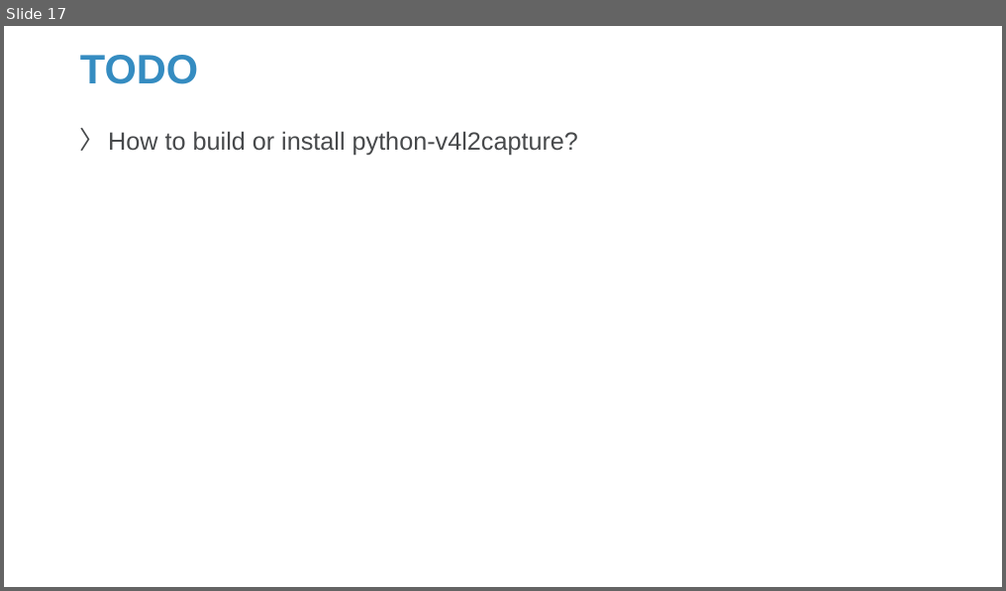
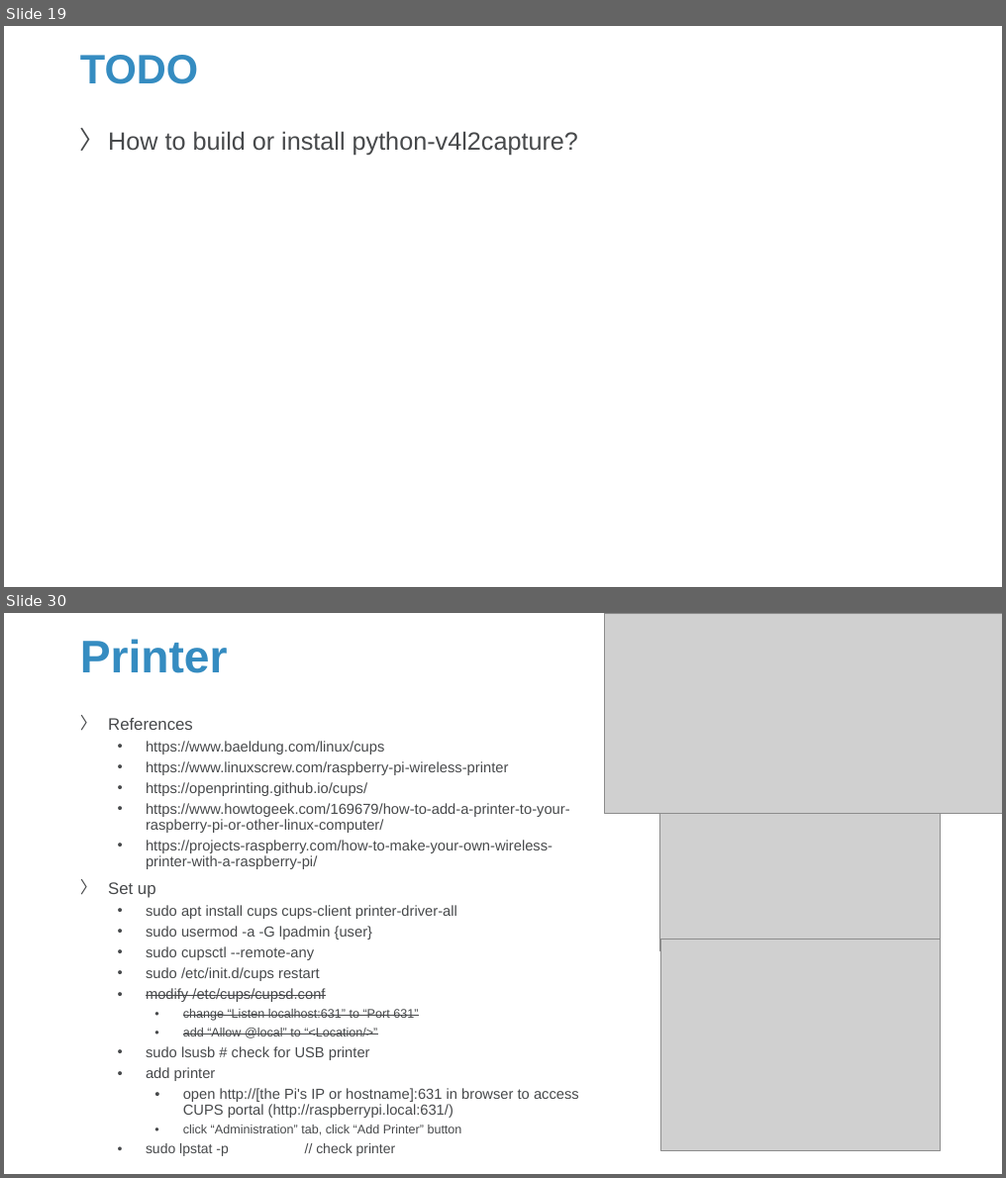
Before and after one commit to Sparks-Lu/TechNotes, a slide deck: Hardware/RaspberrySetup.pptx. Shown one above the other, each under a label of ours: slide 17 before the commit, slides 19 and 30 after it; the slides between them are not shown. The pictures are 1006x591 and 1006x1178 pixels, drawn with LibreOffice and Linux fonts; fonts in the diff are those of the drawing; grey boxes stand for pictures; background and template pictures are left out. Boxes give left, top, right and bottom in pixels: in the first picture for what was removed or moved away, otherwise in the second. Text is boxed around its words. In the diff, an @@ line names an element or a change of style, - is before the commit and + after.

```diff
--- a/Hardware/RaspberrySetup.pptx
+++ b/Hardware/RaspberrySetup.pptx
@@ slide 30 added at (x1=4, y1=613, x2=1002, y2=1174), background picture (left out) @@
@@ title added at (x1=80, y1=639, x2=228, y2=673), 44 pt, text #358CC1, bold @@
+Printer
@@ picture added at (x1=604, y1=613, x2=1002, y2=813) @@
@@ text added at (x1=108, y1=718, x2=579, y2=1157), 14 pt, text #47494B @@
+〉 References
+  • https://www.baeldung.com/linux/cups
+  • https://www.linuxscrew.com/raspberry-pi-wireless-printer
+  • https://openprinting.github.io/cups/
+  • https://www.howtogeek.com/169679/how-to-add-a-printer-to-your-raspberry-pi-or-other-linux-computer/
+  • https://projects-raspberry.com/how-to-make-your-own-wireless-printer-with-a-raspberry-pi/
+〉 Set up
+  • sudo apt install cups cups-client printer-driver-all
+  • sudo usermod -a -G lpadmin {user}
+  • sudo cupsctl --remote-any
+  • sudo /etc/init.d/cups restart
+  • modify /etc/cups/cupsd.conf
+    • change “Listen localhost:631” to “Port 631”
+    • add “Allow @local” to “<Location/>”
+  • sudo lsusb # check for USB printer
+  • add printer
+    • open http://[the Pi's IP or hostname]:631 in browser to access CUPS portal (http://raspberrypi.local:631/)
+    • click “Administration” tab, click “Add Printer” button
+  • sudo lpstat -p // check printer
@@ picture added at (x1=659, y1=791, x2=940, y2=951) @@
@@ picture added at (x1=660, y1=940, x2=940, y2=1152) @@
@@ what was slide 17 is now slide 19 @@
```
Also in this commit, not shown: 2 slides changed, 20 other slides added, 22 other files.
